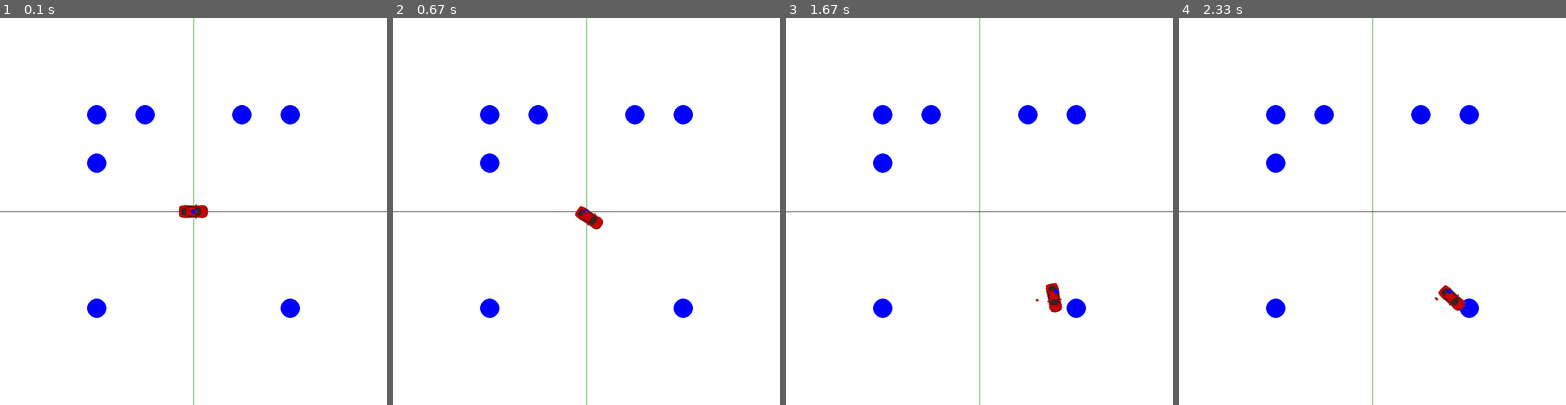
Above: before the commit, frames 1-4 (left to right).
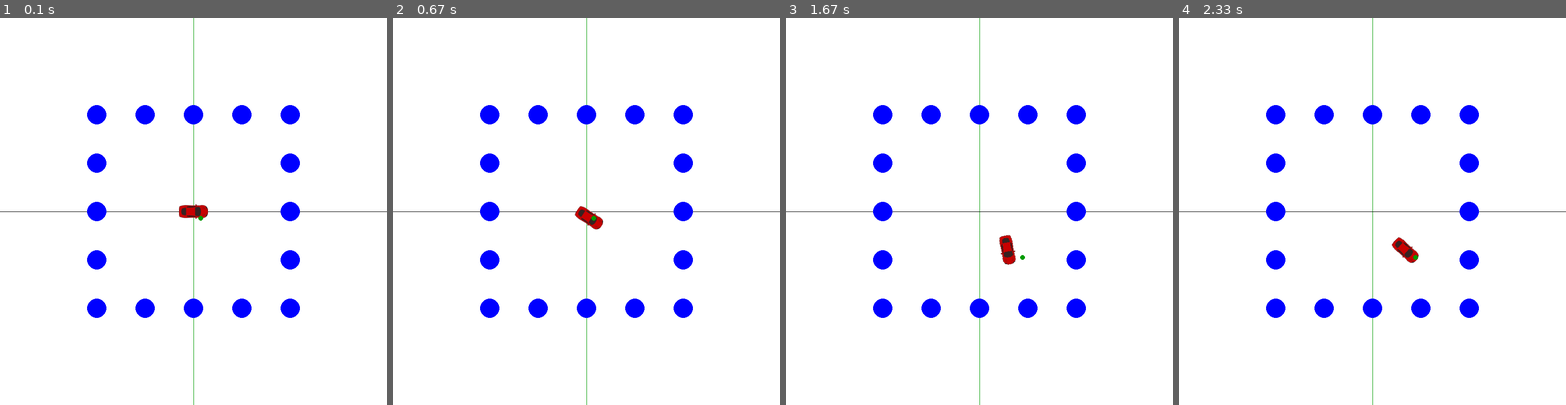
Above: after the commit, the same moments.

Repository: ioarun/pygame-robotics
Game: pygame game, started from particle-filter/particle-filter-2.py
Two runs of this game, one before a commit and one after it. Both use one fixed random seed, a clock stepped at 60 frames per second and the inputs below. The source is Python 2; it was converted automatically to run under Python 3.
Inputs:
- Up to frame 1 (0.1 s): no input
- Up to frame 2 (0.67 s): hold Right from 0.33 s (still down)
- Up to frame 3 (1.67 s): release Right at 0.8 s; hold Up 0.83-1.3 s; hold Right from 1.33 s (still down)
- Up to frame 4 (2.33 s): release Right at 1.8 s; hold Left from 1.83 s (still down)

The runs differ from the first frame. In frame 1, 1.8% of the frame differs, in the area x 22-78%, y 22-78%; in frame 2, 1.8%; in frame 3, 2.2%; in frame 4, 2.2%.

Commit message:
Added bearing angle instead of distance

Diff:
--- a/particle-filter/particle-filter-2.py
+++ b/particle-filter/particle-filter-2.py
@@ -38,7 +38,7 @@
 		self.orientation = random.random() * 2.0 * pi
 		self.forward_noise = 0.0
 		self.turn_noise	= 0.0
-		self.sense_noise = 0.0
+		self.sense_noise = 0.0 # or bearing_noise
 
 	def set(self, x, y, orientation):
 		if x >= world_size or x < 0:
@@ -78,24 +78,35 @@
 		temp.set_noise(self.forward_noise, self.turn_noise, self.sense_noise)
 		return temp
 
-	def sense(self, landmarks_loc, add_noise=False):
+	def sense(self, landmarks, add_noise=False):
 		Z = []
-		for i in range(len(landmarks_loc)):
-			dist = sqrt((self.x - landmarks_loc[i][0])**2 + ((self.y - landmarks_loc[i][1])**2))
-			if add_noise:
-				dist += random.gauss(0.0, self.sense_noise)
-
-			Z.append(dist)
-
-		return Z
-
-	def measurement_prob(self, measurements, landmarks_loc):
-		prob = 1.0;
-		for i in range(len(landmarks_loc)):
-		    dist = sqrt((self.x - landmarks_loc[i][0]) ** 2 + (self.y - landmarks_loc[i][1]) ** 2)
-		    # print abs(dist - measurements[i])
-		    prob *= self.Gaussian(dist, self.sense_noise, measurements[i])
-		return prob
+		for i in range(len(landmarks)):
+		    bearing_angle = atan2(landmarks[i][0] - self.y, landmarks[i][1] - self.x) - self.orientation
+
+		    if add_noise:
+		        bearing_angle += random.gauss(0.0, self.bearing_noise)
+
+		    # avoid angles greater than 2pi
+		    bearing_angle %= 2*pi
+		    Z.append(bearing_angle)
+
+		return Z # Return vector Z of 4 bearings.
+
+	def measurement_prob(self, measurements, landmarks):
+		# calculate the correct measurement
+		predicted_measurements = self.sense(landmarks)
+
+		# compute errors
+		error = 1.0
+		for i in range(len(measurements)):
+		    error_bearing = abs(measurements[i] - predicted_measurements[i])
+		    error_bearing = (error_bearing + pi) % (2.0 * pi) - pi # truncate
+
+		    # update Gaussian
+		    error *= (exp(- (error_bearing ** 2) / (self.sense_noise ** 2) / 2.0) /
+		              sqrt(2.0 * pi * (self.sense_noise ** 2)))
+
+		return error
 
 
 	def Gaussian(self, mu, sigma, x):
@@ -113,7 +124,7 @@
 	# print orientation
 	# # in degrees
 	# print orientation*180/pi
-	pygame.draw.circle(screen, blue, (int(x), int(y)), 5)
+	# pygame.draw.circle(screen, blue, (int(x), int(y)), 5)
 	# rect = pygame.draw.polygon(screen, blue, ((x-car_length/2,y-car_width/2),(x+car_length/2,y-car_width/2), \
 	# 	(x + car_length/2, y + car_width/2), (x-car_length/2, y+car_width/2)))
 
@@ -122,13 +133,15 @@
 		x = particles[i].x
 		y = particles[i].y
 		orientation = particles[i].orientation
-		pygame.draw.circle(screen, red, (int(x), int(y)), 2)
-
-
-landmarks_loc  = [[200, 200], [600, 600], [200, 600], [600, 200], [200, 300], [300, 200], [500, 200]]
+		pygame.draw.circle(screen, green, (int(x), int(y)), 5)
+
+
+landmarks_loc  = [[200, 200], [600, 600], [200, 600], [600, 200], [200, 300], [300, 200], [500, 200],\
+					[200, 200], [200, 500], [300, 600],[500, 600], [600, 500], [600, 300], [400, 200],\
+					[200, 400], [400, 600], [600, 400]]
 
 car = robot()
-#car.set_noise(0.1, 0.01, 5.0)
+# car.set_noise(0.1, 0.1, 0.1)
 
 orientation = 0
 #in radians
@@ -144,7 +157,8 @@
 # create particles
 for i in range(1000):
 	particle = robot()
-	particle.set_noise(0.1, 0.00001, 5.0)
+	# particle.orientation = orientation
+	particle.set_noise(0.001, 0.1, 0.1)
 	particles.append(particle)
 
 while exit == False:
@@ -170,9 +184,9 @@
 			elif event.key == pygame.K_RIGHT:
 				delta_orient = -0.0175
 			elif event.key == pygame.K_UP:
-				delta_forward = 5
+				delta_forward = 2
 			elif event.key == pygame.K_DOWN:
-				delta_forward = -5
+				delta_forward = -2
 		elif event.type == pygame.KEYUP:
 			if event.key == pygame.K_RIGHT or event.key == pygame.K_LEFT or event.key == pygame.K_UP \
 			or event.key == pygame.K_DOWN:
@@ -183,6 +197,7 @@
 	particles2 = []
 	for particle in particles:
 		# print "before :",particle.x, particle.y, particle.orientation
+		# particle.orientation = car.orientation
 		particles2.append(particle.move(delta_orient, delta_forward))
 		# print "afer :",particle.x, particle.y, particle.orientation
 
